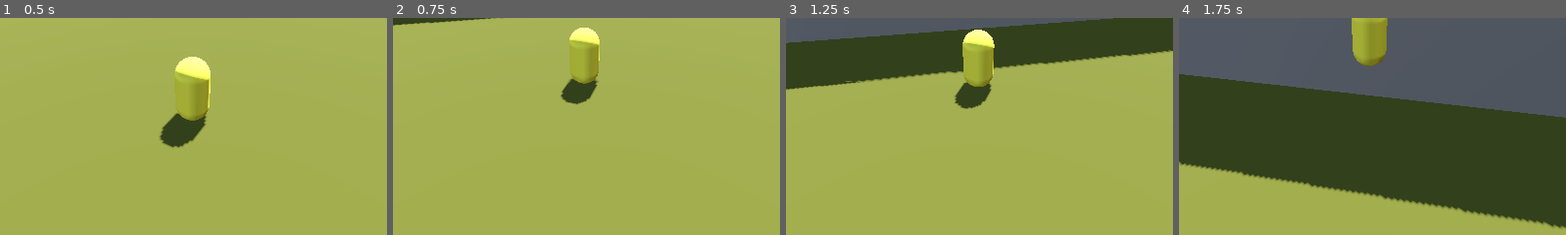
Above: before the commit, frames 1-4 (left to right).
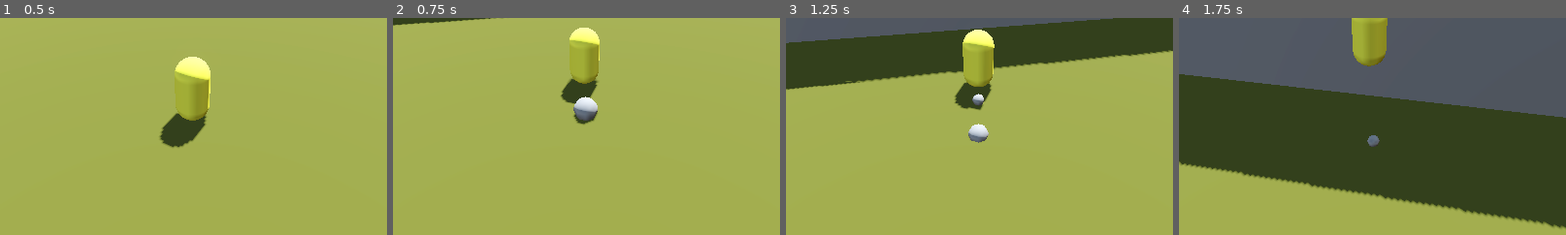
Above: after the commit, the same moments.

Repository: AndresSaavedra01/BIOPOCHITO-GAME
Game: Godot game, scene res://Escenas/world.tscn
The game is run twice, just before and just after one commit, with the same random seed, the same clock (stepped at 60 frames per second) and the same inputs.
Inputs (mouse positions are % of the whole screen's width and height, from its top left):
- Up to frame 1 (0.5 s): no input
- Up to frame 2 (0.75 s): move the mouse to (55, 50) at 0.52 s; hold W (up) from 0.53 s (still down); hold Right mouse button (aim, bound only after the commit) from 0.53 s (still down); tap Shift (roll) at 0.6 s
- Up to frame 3 (1.25 s): keep holding W (up); keep holding Right mouse button (aim, bound only after the commit); tap Space (jump) at 0.77 s
- Up to frame 4 (1.75 s): keep holding W (up); move the mouse to (45, 50) at 1.27 s; release Right mouse button (aim, bound only after the commit) at 1.28 s; right-click (45, 50) at 1.35 s; tap Space (jump) at 1.52 s; tap Shift (roll) at 1.55 s
The pictures show only the part of the screen within x 25-75%, y 34-84%; the shares and areas given below are measured in that part.

Frame 1 is identical in both runs. In frame 2, 0.6% of the frame differs, in the area x 46-53%, y 36-50%; in frame 3, 0.5%; in frame 4, 0.1%.

Commit message:
feat: camara con mira

Diff:
--- /dev/null
+++ b/Escenas/enemy.tscn
@@ -0,0 +1,33 @@
+[gd_scene format=3 uid="uid://c86nfg6bratrd"]
+
+[ext_resource type="Script" uid="uid://drfvk7wibly58" path="res://Scripts/enemy.gd" id="1_1gu25"]
+
+[sub_resource type="StandardMaterial3D" id="StandardMaterial3D_kvl66"]
+albedo_color = Color(0.47058824, 0.45882353, 1, 1)
+
+[sub_resource type="BoxMesh" id="BoxMesh_1gu25"]
+material = SubResource("StandardMaterial3D_kvl66")
+size = Vector3(0.535, 0.2, 0.545)
+
+[sub_resource type="StandardMaterial3D" id="StandardMaterial3D_yj12m"]
+albedo_color = Color(0.93333334, 0, 0.08627451, 1)
+
+[sub_resource type="CapsuleMesh" id="CapsuleMesh_40vke"]
+material = SubResource("StandardMaterial3D_yj12m")
+
+[sub_resource type="CapsuleShape3D" id="CapsuleShape3D_tljeb"]
+
+[node name="Enemy" type="CharacterBody3D" unique_id=1648498620 groups=["Enemies"]]
+collision_layer = 4
+collision_mask = 3
+script = ExtResource("1_1gu25")
+
+[node name="MeshInstance3D2" type="MeshInstance3D" parent="." unique_id=2003465111]
+transform = Transform3D(1, 0, 0, 0, 1, 0, 0, 0, 1, 0, 0.62542397, 0.27502972)
+mesh = SubResource("BoxMesh_1gu25")
+
+[node name="MeshInstance3D" type="MeshInstance3D" parent="." unique_id=1164663968]
+mesh = SubResource("CapsuleMesh_40vke")
+
+[node name="CollisionShape3D" type="CollisionShape3D" parent="." unique_id=1417655323]
+shape = SubResource("CapsuleShape3D_tljeb")
--- a/Escenas/player.tscn
+++ b/Escenas/player.tscn
@@ -1,6 +1,7 @@
 [gd_scene format=3 uid="uid://b5cmo27wgdenw"]
 
 [ext_resource type="Script" uid="uid://8ydc0yk2etj5" path="res://Scripts/player.gd" id="1_4flbx"]
+[ext_resource type="Texture2D" uid="uid://c3hgl1lhjdl5l" path="res://Aim Eye Burn 3.png" id="3_6njrx"]
 [ext_resource type="Script" uid="uid://bve83ofn4qqkd" path="res://Scripts/camera_controller.gd" id="3_qgqwx"]
 
 [sub_resource type="CapsuleShape3D" id="CapsuleShape3D_i8vih"]
@@ -17,6 +18,19 @@
 [sub_resource type="BoxMesh" id="BoxMesh_xlwfv"]
 material = SubResource("StandardMaterial3D_cgfde")
 size = Vector3(0.565, 0.255, 0.625)
+
+[sub_resource type="ParticleProcessMaterial" id="ParticleProcessMaterial_qgqwx"]
+lifetime_randomness = 0.52
+linear_accel_min = -3.4500022
+linear_accel_max = 9.199998
+scale_min = 0.5
+scale_max = 2.0
+
+[sub_resource type="SphereMesh" id="SphereMesh_6njrx"]
+radius = 0.2
+height = 0.4
+radial_segments = 8
+rings = 8
 
 [sub_resource type="SphereShape3D" id="SphereShape3D_6njrx"]
 
@@ -38,14 +52,33 @@
 transform = Transform3D(1, 0, 0, 0, 1, 0, 0, 0, 1, 0, 0.5318253, -0.2202549)
 mesh = SubResource("BoxMesh_xlwfv")
 
-[node name="CameraController2" type="Node3D" parent="." unique_id=2041270104 node_paths=PackedStringArray("player")]
+[node name="GPUParticles3D" type="GPUParticles3D" parent="CharacterBody3D/Skin" unique_id=2013648345]
+transform = Transform3D(1, 0, 0, 0, 1, 0, 0, 0, 1, 0, -0.7176735, 0.48430938)
+emitting = false
+one_shot = true
+process_material = SubResource("ParticleProcessMaterial_qgqwx")
+draw_pass_1 = SubResource("SphereMesh_6njrx")
+
+[node name="CameraController" type="Node3D" parent="." unique_id=2041270104 node_paths=PackedStringArray("player")]
 transform = Transform3D(1, 0, 0, 0, 0.81915206, 0.57357645, 0, -0.57357645, 0.81915206, 0, 0.49664813, 0)
 script = ExtResource("3_qgqwx")
 player = NodePath("../CharacterBody3D")
 
-[node name="SpringArm3D" type="SpringArm3D" parent="CameraController2" unique_id=1806068986]
+[node name="SpringArm3D" type="SpringArm3D" parent="CameraController" unique_id=1806068986]
 shape = SubResource("SphereShape3D_6njrx")
 spring_length = 8.0
 
-[node name="Camera3D" type="Camera3D" parent="CameraController2/SpringArm3D" unique_id=2048704697]
+[node name="Camera3D" type="Camera3D" parent="CameraController/SpringArm3D" unique_id=2048704697]
 current = true
+
+[node name="Control" type="Control" parent="." unique_id=1897865667]
+texture_filter = 1
+layout_mode = 3
+anchors_preset = 0
+offset_right = 40.0
+offset_bottom = 40.0
+
+[node name="AimEyeBurn3" type="Sprite2D" parent="Control" unique_id=630738208]
+scale = Vector2(3, 3)
+texture = ExtResource("3_6njrx")
+hframes = 2
--- a/Escenas/world.tscn
+++ b/Escenas/world.tscn
@@ -1,6 +1,7 @@
 [gd_scene format=3 uid="uid://vmqm4k0bgtdh"]
 
 [ext_resource type="PackedScene" uid="uid://b5cmo27wgdenw" path="res://Escenas/player.tscn" id="1_8usl3"]
+[ext_resource type="PackedScene" uid="uid://c86nfg6bratrd" path="res://Escenas/enemy.tscn" id="2_r16dl"]
 
 [sub_resource type="ProceduralSkyMaterial" id="ProceduralSkyMaterial_8usl3"]
 sky_horizon_color = Color(0.66224277, 0.6717428, 0.6867428, 1)
@@ -52,6 +53,12 @@
 
 [node name="CSGBox3D" type="CSGBox3D" parent="enviroment" unique_id=1297630657]
 transform = Transform3D(1, 0, 0, 0, 1, 0, 0, 0, 1, -6.6768737, 0.4401188, 31.526325)
+use_collision = true
+size = Vector3(5.124298, 2.0421753, 4.2924805)
+material = SubResource("StandardMaterial3D_r16dl")
+
+[node name="CSGBox3D16" type="CSGBox3D" parent="enviroment" unique_id=1267732390]
+transform = Transform3D(1, 0, 0, 0, 1, 0, 0, 0, 1, -6.6768737, 0.4401188, 7.740715)
 use_collision = true
 size = Vector3(5.124298, 2.0421753, 4.2924805)
 material = SubResource("StandardMaterial3D_r16dl")
@@ -163,3 +170,20 @@
 transform = Transform3D(1, 0, 0, 0, 0.89752793, -0.44095767, 0, 0.44095767, 0.89752793, 0, 0.78829193, 0.25296783)
 inner_radius = 7.0273223
 outer_radius = 11.238768
+
+[node name="Enemies" type="Node3D" parent="." unique_id=1675581766]
+
+[node name="Enemy" parent="Enemies" unique_id=1648498620 instance=ExtResource("2_r16dl")]
+transform = Transform3D(-0.7741939, 0, -0.6329485, 0, 1, 0, 0.6329485, 0, -0.7741939, 0, 3.708725, 54.14133)
+
+[node name="Enemy2" parent="Enemies" unique_id=1862142829 instance=ExtResource("2_r16dl")]
+transform = Transform3D(-0.5179075, 0, -0.8554366, 0, 1, 0, 0.8554366, 0, -0.5179075, 9.459076, 2.8605232, 12.962893)
+
+[node name="Enemy4" parent="Enemies" unique_id=233218855 instance=ExtResource("2_r16dl")]
+transform = Transform3D(-0.5179075, 0, -0.8554366, 0, 1, 0, 0.8554366, 0, -0.5179075, -6.6381493, 4.903407, 8.028328)
+
+[node name="Enemy5" parent="Enemies" unique_id=834144460 instance=ExtResource("2_r16dl")]
+transform = Transform3D(-0.5179075, 0, -0.8554366, 0, 1, 0, 0.8554366, 0, -0.5179075, -15.410444, 7.618161, 39.89514)
+
+[node name="Enemy3" parent="Enemies" unique_id=210363560 instance=ExtResource("2_r16dl")]
+transform = Transform3D(-0.5179075, 0, -0.8554366, 0, 1, 0, 0.8554366, 0, -0.5179075, 6.1462507, 2.8605232, 15.325422)
--- a/Scripts/camera_controller.gd
+++ b/Scripts/camera_controller.gd
@@ -1,5 +1,6 @@
 extends Node3D
 
+@export var aim_speed := 4
 @export var suavizado_horizontal: float = 0.1
 @export var suavizado_vertical: float = 0.05
 @export var mouse_sensibility := 0.003 # Ajustado para mouse
@@ -11,6 +12,8 @@
 var h_rotation := 0.0
 var v_rotation := 0.0
 var manual_mov = false
+var currentAimEnemy = null
+var is_aim = false
 
 func _ready() -> void:
 	Input.mouse_mode = Input.MOUSE_MODE_CAPTURED
@@ -24,29 +27,106 @@
 		Input.mouse_mode = Input.MOUSE_MODE_VISIBLE if Input.mouse_mode == Input.MOUSE_MODE_CAPTURED else Input.MOUSE_MODE_CAPTURED
 
 func _process(delta: float) -> void:
+
 	if player:
 		var target_pos = player.global_position
 		global_position.x = lerp(global_position.x, target_pos.x, suavizado_horizontal)
 		global_position.z = lerp(global_position.z, target_pos.z, suavizado_horizontal)
 		global_position.y = lerp(global_position.y, target_pos.y, suavizado_vertical)
+
 	var stick := Input.get_vector("camera_left", "camera_right", "camera_up", "camera_down")
 
-	if stick.length() > 0.05:
+	if stick.length() > 0.05 :
 		manual_mov = true
 		apply_rotation(stick * joystick_sensibility, 1.0)
 	else:
 		manual_mov = false
 
-	if !manual_mov:
-		if Input.is_action_pressed("left"): apply_rotation(Vector2(-10, 0), 0.001)
-		if Input.is_action_pressed("right"): apply_rotation(Vector2(10, 0), 0.001)
+	if !manual_mov and !is_aim:
+		if Input.is_action_pressed("left"): apply_rotation(Vector2(-15, 0), 0.001)
+		if Input.is_action_pressed("right"): apply_rotation(Vector2(15, 0), 0.001)
+
+	aimAtEnemy(delta)
+
+
+
+func aimAtEnemy(delta: float):
+	is_aim = Input.is_action_pressed("aim")
+	if is_aim:
+		if currentAimEnemy == null:
+			currentAimEnemy = findBestEnemyToAim()
+		if currentAimEnemy != null:
+
+			look_at_enemy(currentAimEnemy, delta)
+			$"../Control/AimEyeBurn3".visible = true
+			$"../Control/AimEyeBurn3".global_position = camera.unproject_position(currentAimEnemy.global_position)
+	else:
+		$"../Control/AimEyeBurn3".visible = false
+		currentAimEnemy = null
+		return
+
+func look_at_enemy(enemy: CharacterBody3D, delta: float):
+	# 1. calcular angulo horizontal hacia el enemigo
+	var dirToEnemy = enemy.global_position - global_position
+	var target_h = atan2(-dirToEnemy.x, -dirToEnemy.z)
+
+	# 2. calcular angulo vertical desde el SpringArm
+	var diff_to_spring_arm = enemy.global_position - spring_arm.global_position
+	var flat_distance = Vector2(diff_to_spring_arm.x, diff_to_spring_arm.z).length()
+	var target_v = -atan2(diff_to_spring_arm.y, flat_distance)
+
+	h_rotation = lerp_angle(h_rotation, target_h, aim_speed * delta)
+	v_rotation = lerp(v_rotation, -target_v, aim_speed * delta)
+
+	rotation.y = h_rotation
+	spring_arm.rotation.x = clamp(v_rotation, deg_to_rad(-45), deg_to_rad(55))
+
+
+func findNearestEnemy() -> CharacterBody3D:
+	var enemies =  get_tree().get_nodes_in_group("Enemies")
+	if enemies.is_empty():
+		return null
+	var nearest = null
+	var min_dist = INF
+	for e in enemies:
+		var dist = (player.global_position - e.global_position).length()
+		if dist < min_dist:
+			min_dist = dist
+			nearest = e
+	if min_dist > 30.0:
+		return null
+	return nearest
+
+func findBestEnemyToAim() -> CharacterBody3D:
+	var enemies =  get_tree().get_nodes_in_group("Enemies")
+	if enemies.is_empty():
+		return null
+	var bestEnemy = null
+	var bestScore = -1.0
+	var cam_forward = -camera.global_transform.basis.z
+	var cam_pos = camera.global_position
+
+	for e in enemies:
+		var dirToEnemy = (e.global_position - cam_pos)
+		if dirToEnemy.length() > 30.0:
+			continue
+		var alig = cam_forward.dot(dirToEnemy.normalized())
+
+		if alig > 0.5:
+			var distScore = 1.0 / cam_pos.distance_to(e.global_position)
+			print(distScore)
+			var score =  alig + distScore
+			if score > bestScore:
+				bestScore = score
+				bestEnemy = e
+
+	return bestEnemy
 
 func apply_rotation(input_vector: Vector2, sensitivity: float) -> void:
-	h_rotation -= input_vector.x * sensitivity
-	rotation.y = h_rotation
-
-	v_rotation -= input_vector.y * sensitivity
-	spring_arm.rotation.x = clamp(v_rotation, deg_to_rad(-45), deg_to_rad(55))
+		h_rotation -= input_vector.x * sensitivity
+		rotation.y = h_rotation
+		v_rotation -= input_vector.y * sensitivity
+		spring_arm.rotation.x = clamp(v_rotation, deg_to_rad(-45), deg_to_rad(55))
 
 
 func get_forward_direction() -> Vector3:
--- /dev/null
+++ b/Scripts/enemy.gd
@@ -0,0 +1,13 @@
+extends CharacterBody3D
+
+
+const SPEED = 5.0
+const JUMP_VELOCITY = 4.5
+
+
+func _physics_process(delta: float) -> void:
+	# Add the gravity.
+	if not is_on_floor():
+		velocity += get_gravity() * delta
+
+	move_and_slide()
--- a/Scripts/player.gd
+++ b/Scripts/player.gd
@@ -1,7 +1,7 @@
 extends CharacterBody3D
 
 @onready var skin := $Skin
-@onready var camera_controller := $"../CameraController2"
+@onready var camera_controller := $"../CameraController"
 
 @export var SPEED := 10.0
 @export var ACCELERATION := 20.0
@@ -12,7 +12,7 @@
 
 func _physics_process(delta: float) -> void:
 	if not is_on_floor():
-		velocity.y -= 20.0 * delta # Gravedad constante
+		velocity.y -= 20.0 * delta
 	else:
 		if velocity.y < 0:
 			velocity.y = 0
@@ -48,11 +48,13 @@
 
 func handle_rolling(delta):
 	if is_on_floor():
+		$Skin/GPUParticles3D.emitting = true
 		var dash_direction = -skin.global_transform.basis.z
 		velocity = dash_direction * 20
 		await get_tree().create_timer(.2).timeout
 		velocity.x = move_toward(velocity.x, 0.0, 100 * delta)
 		velocity.z = move_toward(velocity.z, 0.0, 100 * delta)
+
 	current_state = states.WALK
 
 
--- a/project.godot
+++ b/project.godot
@@ -18,6 +18,10 @@
 [editor_plugins]
 
 enabled=PackedStringArray("res://addons/csg_mesh_editor/plugin.cfg")
+
+[global_group]
+
+Enemies=""
 
 [input]
 
@@ -82,6 +86,12 @@
 , Object(InputEventKey,"resource_local_to_scene":false,"resource_name":"","device":-1,"window_id":0,"alt_pressed":false …(186 unchanged characters)…
 ]
 }
+aim={
+"deadzone": 0.2,
+"events": [Object(InputEventMouseButton,"resource_local_to_scene":false,"resource_name":"","device":-1,"window_id":0,"alt_pressed":false,"shift_pressed":false,"ctrl_pressed":false,"meta_pressed":false,"button_mask":0,"position":Vector2(0, 0),"global_position":Vector2(0, 0),"factor":1.0,"button_index":2,"canceled":false,"pressed":false,"double_click":false,"script":null)
+, Object(InputEventJoypadMotion,"resource_local_to_scene":false,"resource_name":"","device":-1,"axis":4,"axis_value":1.0,"script":null)
+]
+}
 
 [physics]
 
Binary file added: Aim Eye Burn 3.png
Not shown, added: Aim Eye Burn 3.png.import
Not shown, added: Scripts/enemy.gd.uid
